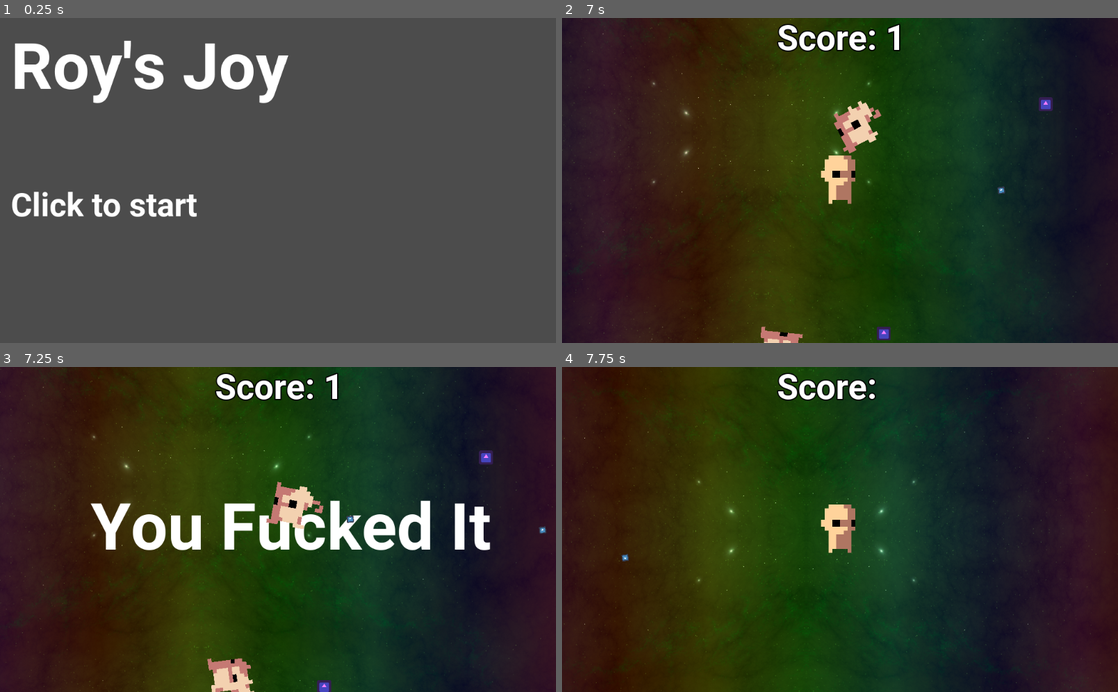
Above: before the commit, frames 1-4 (two rows, left to right).
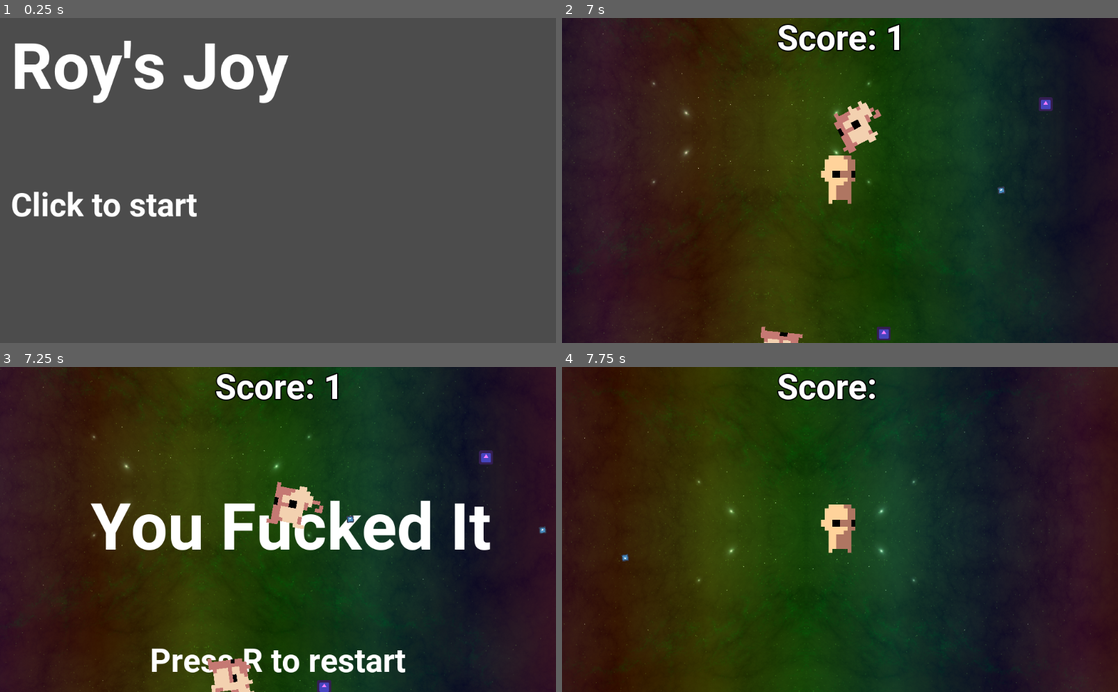
Above: after the commit, the same moments.

Repository: Jibby-Games/JibbyJam0
Game: Godot game, scene res://LaunchScreen.tscn
The game is run twice, just before and just after one commit, with the same random seed, the same clock (stepped at 60 frames per second) and the same inputs. The engine's default icon, where the game draws it, is replaced by a stand-in: a white triangle on a blue panel in a dark square.
Inputs (mouse positions are in pixels of both pictures, inside the frame that each line leads up to):
- Up to frame 1 (0.25 s): no input
- Up to frame 2 (7 s): tap Enter at 0.5 s; move the mouse to (962, 164) at 0.52 s; press the mouse at (962, 164) at 0.53 s; hold D (right) 0.53-1.28 s; move the mouse to (728, 196) at 1.27 s; release the mouse at (728, 196) at 1.28 s; hold S (down) 1.28-2.03 s; click (728, 196) at 1.35 s; move the mouse to (895, 109) at 2.02 s; press the mouse at (895, 109) at 2.03 s; hold D (right) 2.03-2.78 s; move the mouse to (812, 245) at 2.77 s; release the mouse at (812, 245) at 2.78 s; hold W (up) 2.78-3.53 s; click (812, 245) at 2.85 s; move the mouse to (1006, 229) at 3.52 s; press the mouse at (1006, 229) at 3.53 s; hold A (left) 3.53-5.03 s; tap R (restart) at 4.15 s; move the mouse to (673, 131) at 4.27 s; release the mouse at (673, 131) at 4.28 s; click (673, 131) at 4.35 s; move the mouse to (867, 180) at 5.02 s; press the mouse at (867, 180) at 5.03 s; hold S (down) 5.03-5.78 s; move the mouse to (756, 99) at 5.77 s; release the mouse at (756, 99) at 5.78 s; hold D (right) 5.78-6.53 s; click (756, 99) at 5.85 s; move the mouse to (962, 164) at 6.52 s; press the mouse at (962, 164) at 6.53 s; hold W (up) from 6.53 s (still down)
- Up to frame 3 (7.25 s): keep holding W (up)
- Up to frame 4 (7.75 s): tap R (restart) at 7.25 s; move the mouse to (728, 545) at 7.27 s; release W (up) at 7.28 s; release the mouse at (728, 545) at 7.28 s; hold D (right) from 7.28 s (still down); click (728, 545) at 7.35 s

Frames 1-2 are identical in both runs. In frame 3, 1.4% of the frame differs, in the area x 27-73%, y 86-95%; in frame 4, nothing differs.

Commit message:
Font Fix

Diff:
--- a/level.tscn
+++ b/level.tscn
@@ -14,11 +14,9 @@
 size = 120
 font_data = ExtResource( 8 )
 
-[sub_resource type="DynamicFontData" id=3]
-font_path = "res://fonts/Roboto-Bold.ttf"
-
 [sub_resource type="DynamicFont" id=4]
 size = 60
+font_data = ExtResource( 8 )
 
 [sub_resource type="DynamicFont" id=1]
 size = 64
